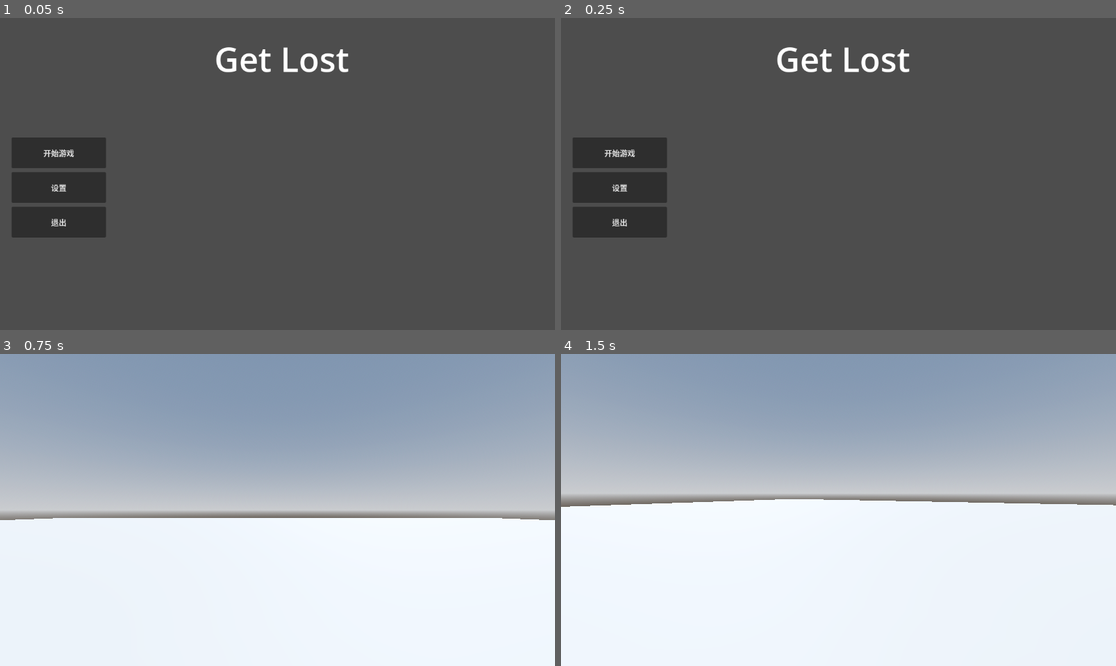
Above: before the commit, frames 1-4 (two rows, left to right).
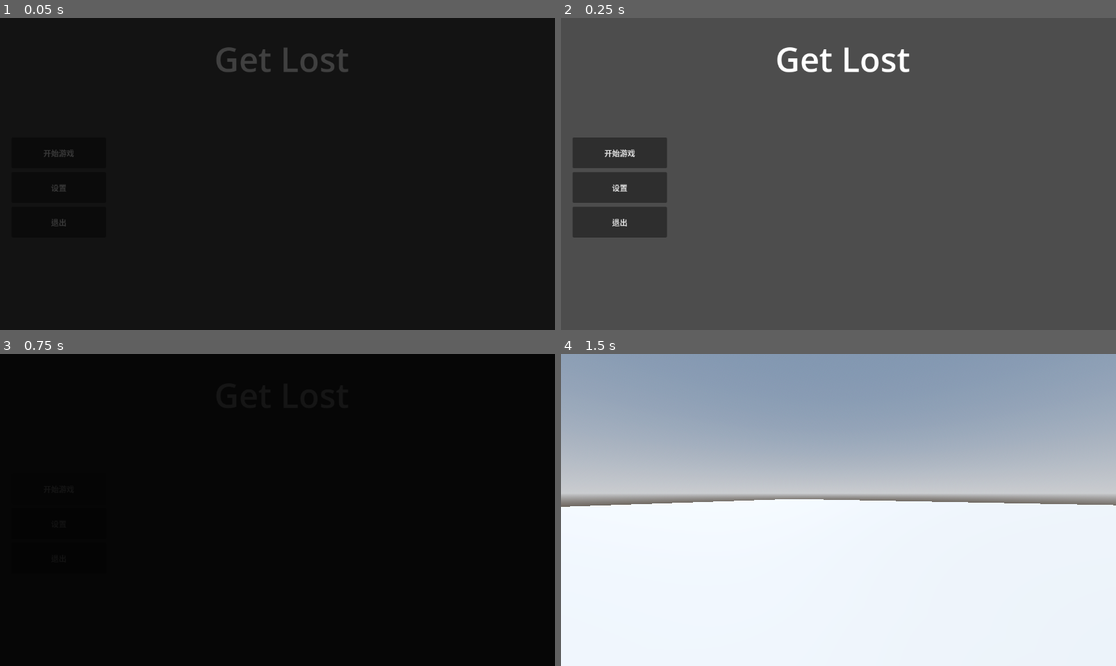
Above: after the commit, the same moments.

Repository: maxmilk2197/Get_Lost
Game: Godot game, scene res://场景/菜单/主菜单.tscn
The game is run twice, just before and just after one commit, with the same random seed, the same clock (stepped at 60 frames per second) and the same inputs.
Inputs (mouse positions are in pixels of both pictures, inside the frame that each line leads up to):
- Up to frame 1 (0.05 s): no input
- Up to frame 2 (0.25 s): no input
- Up to frame 3 (0.75 s): click "开始游戏" at 0.5 s
- Up to frame 4 (1.5 s): tap Enter (ui_accept) at 1.25 s; move the mouse to (866, 510) at 1.27 s; tap W (移动_前) at 1.35 s

The runs differ from the first frame. In frame 1, 100% of the frame differs, in the area x 0-100%, y 0-100%; in frame 2, nothing differs; in frame 3, 100%; in frame 4, nothing differs.

Commit message:
增加淡化入/淡出动画

Diff:
--- a/project.godot
+++ b/project.godot
@@ -14,6 +14,10 @@
 run/main_scene="uid://dpuibo3y3572o"
 config/features=PackedStringArray("4.6", "Forward Plus")
 config/icon="res://资源/贴图/icon.svg"
+
+[autoload]
+
+Cmd="*uid://vl06hvjuyk06"
 
 [input]
 
--- /dev/null
+++ b/场景/游戏/入场动画.tscn
@@ -0,0 +1,14 @@
+[gd_scene format=3 uid="uid://hhl8d5ipcic7"]
+
+[ext_resource type="Script" uid="uid://xummj52ee5ks" path="res://脚本/游戏中/叠加/入场动画.gd" id="1_inl62"]
+
+[node name="入场动画" type="CanvasLayer" unique_id=415654374]
+script = ExtResource("1_inl62")
+
+[node name="淡化" type="ColorRect" parent="." unique_id=301629882]
+anchors_preset = 15
+anchor_right = 1.0
+anchor_bottom = 1.0
+grow_horizontal = 2
+grow_vertical = 2
+color = Color(0, 0, 0, 1)
--- a/场景/游戏/地形.tscn
+++ b/场景/游戏/地形.tscn
@@ -3,6 +3,7 @@
 [ext_resource type="PackedScene" uid="uid://b3fe1mismlsh3" path="res://场景/游戏/角色.tscn" id="1_ls831"]
 [ext_resource type="Script" uid="uid://bxwh2rhlsjmg7" path="res://脚本/游戏中/角色/相机.gd" id="2_r6g0l"]
 [ext_resource type="PackedScene" uid="uid://eayqnpbtxecf" path="res://场景/游戏/暂停菜单.tscn" id="3_8sllw"]
+[ext_resource type="PackedScene" uid="uid://hhl8d5ipcic7" path="res://场景/游戏/入场动画.tscn" id="4_rwi5p"]
 
 [sub_resource type="ProceduralSkyMaterial" id="ProceduralSkyMaterial_wuhqh"]
 sky_horizon_color = Color(0.66224277, 0.6717428, 0.6867428, 1)
@@ -55,4 +56,6 @@
 [node name="CollisionShape3D" type="CollisionShape3D" parent="地形/地面/StaticBody3D" unique_id=540667946]
 shape = SubResource("ConcavePolygonShape3D_r7m7w")
 
+[node name="入场动画" parent="." unique_id=415654374 instance=ExtResource("4_rwi5p")]
+
 [editable path="角色"]
--- /dev/null
+++ b/场景/游戏/相机叠加层.tscn
@@ -0,0 +1,11 @@
+[gd_scene format=3 uid="uid://b6r66eb7ao5nn"]
+
+[node name="相机叠加层" type="CanvasLayer" unique_id=242835813]
+
+[node name="界面" type="Control" parent="." unique_id=1934340936]
+layout_mode = 3
+anchors_preset = 15
+anchor_right = 1.0
+anchor_bottom = 1.0
+grow_horizontal = 2
+grow_vertical = 2
--- a/场景/菜单/主菜单.tscn
+++ b/场景/菜单/主菜单.tscn
@@ -59,6 +59,18 @@
 offset_bottom = 264.0
 text = "退出"
 
+[node name="淡化" type="ColorRect" parent="." unique_id=883407139]
+visible = false
+z_index = 2
+layout_mode = 1
+anchors_preset = 15
+anchor_right = 1.0
+anchor_bottom = 1.0
+grow_horizontal = 2
+grow_vertical = 2
+color = Color(0, 0, 0, 1)
+metadata/_edit_use_anchors_ = true
+
 [connection signal="pressed" from="九宫格/开始游戏" to="九宫格" method="当_开始游戏_被按下"]
 [connection signal="pressed" from="九宫格/设置" to="九宫格" method="当_设置_被按下"]
 [connection signal="pressed" from="九宫格/退出" to="九宫格" method="当_退出_被按下"]
--- a/脚本/主菜单/九宫格按钮脚本.gd
+++ b/脚本/主菜单/九宫格按钮脚本.gd
@@ -2,7 +2,13 @@
 
 
 func _ready() -> void:
-	pass
+	var 淡化 = $"../淡化"
+	淡化.modulate = Color.BLACK   # 初始为纯黑不透明
+	淡化.show()
+	var 淡化动画 = create_tween().bind_node(淡化)
+	淡化动画.tween_property(淡化, "modulate", Color(0,0,0,0), 0.2)  # 渐变到全透明
+	await 淡化动画.finished
+	淡化.hide()
 
 func _process(delta: float) -> void:
 	pass
@@ -11,6 +17,12 @@
 
 
 func 当_开始游戏_被按下() -> void:
+	var 退出淡化 = $"../淡化"
+	退出淡化.modulate = Color(0,0,0,0)   # 纯黑透明
+	退出淡化.show()
+	var 淡化动画 = create_tween().bind_node(退出淡化)
+	淡化动画.tween_property(退出淡化, "modulate", Color.BLACK, 0.2)
+	await 淡化动画.finished
 	get_tree().change_scene_to_file("res://场景/游戏/地形.tscn")
 
 func 当_设置_被按下() -> void:
@@ -18,4 +30,10 @@
 
 
 func 当_退出_被按下() -> void:
+	var 退出淡化 = $"../淡化"
+	退出淡化.modulate = Color(0,0,0,0)   # 纯黑透明
+	退出淡化.show()
+	var 淡化动画 = create_tween().bind_node(退出淡化)
+	淡化动画.tween_property(退出淡化, "modulate", Color.BLACK, 0.2)
+	await 淡化动画.finished
 	get_tree().quit()
--- /dev/null
+++ b/脚本/全局脚本/CMD.gd
@@ -0,0 +1,54 @@
+class_name CMD extends Node
+# ==========================================
+# 1. 快捷传送指令 (tp)
+# ==========================================
+static func tp(arg1: Variant, arg2: Variant = null, arg3: Variant = null) -> void:
+	if arg1 is Node and (arg2 is int or arg2 is float) and (arg3 is int or arg3 is float):
+		_set_node_position(arg1, Vector2(arg2, arg3))
+	elif arg1 is Node and arg2 is Node:
+		var target_pos = Vector2.ZERO
+		if "global_position" in arg2:
+			target_pos = arg2.global_position
+		elif "position" in arg2:
+			target_pos = arg2.position
+		_set_node_position(arg1, target_pos)
+
+static func _set_node_position(node: Node, pos: Vector2) -> void:
+	if "global_position" in node:
+		node.global_position = pos
+	elif "position" in node:
+		node.position = pos
+
+# ==========================================
+# 快捷销毁指令 (kill)
+# ==========================================
+# 用法：
+#   CMD.kill(self)                     # 销毁自身
+#   CMD.kill(node1, node2)              # 销毁多个节点
+#   CMD.kill(node1, [node2, node3])     # 混合单个节点和数组
+#   CMD.kill([nodeA, nodeB, nodeC])     # 直接传入一个数组
+static func kill(...arguments) -> void:          # 修正点：使用 ...arguments
+	for target in arguments:
+		_process_target(target)
+
+# 内部递归处理函数（支持嵌套数组）——必须也是静态的
+static func _process_target(target) -> void:     # 修正点：添加 static
+	if target == null:
+		return
+
+	if target is Array:
+		for item in target:
+			_process_target(item)
+		return
+
+	if target is Node and is_instance_valid(target):
+		target.queue_free()
+	# 其他类型忽略
+
+# ==========================================
+# 快捷等待指令 (sleep)
+# ==========================================
+# 用法：await CMD.sleep(秒数)
+# 例如：await CMD.sleep(1.5)  等待 1.5 秒
+static func sleep(seconds: float) -> Signal:      # 修正点：添加 static
+	return Engine.get_main_loop().create_timer(seconds).timeout
--- /dev/null
+++ b/脚本/游戏中/叠加/入场动画.gd
@@ -0,0 +1,11 @@
+extends CanvasLayer
+
+func _ready() -> void:
+	var 淡化 = $"淡化"
+	淡化.modulate = Color.BLACK   # 初始为纯黑不透明
+	淡化.show()
+	var 淡化动画 = create_tween().bind_node(淡化)
+	淡化动画.tween_property(淡化, "modulate", Color(0,0,0,0), 0.2)  # 渐变到全透明
+	await 淡化动画.finished
+	淡化.hide()
+	self.hide()
Not shown, added: 脚本/全局脚本/CMD.gd.uid
Not shown, added: 脚本/游戏中/叠加/入场动画.gd.uid
